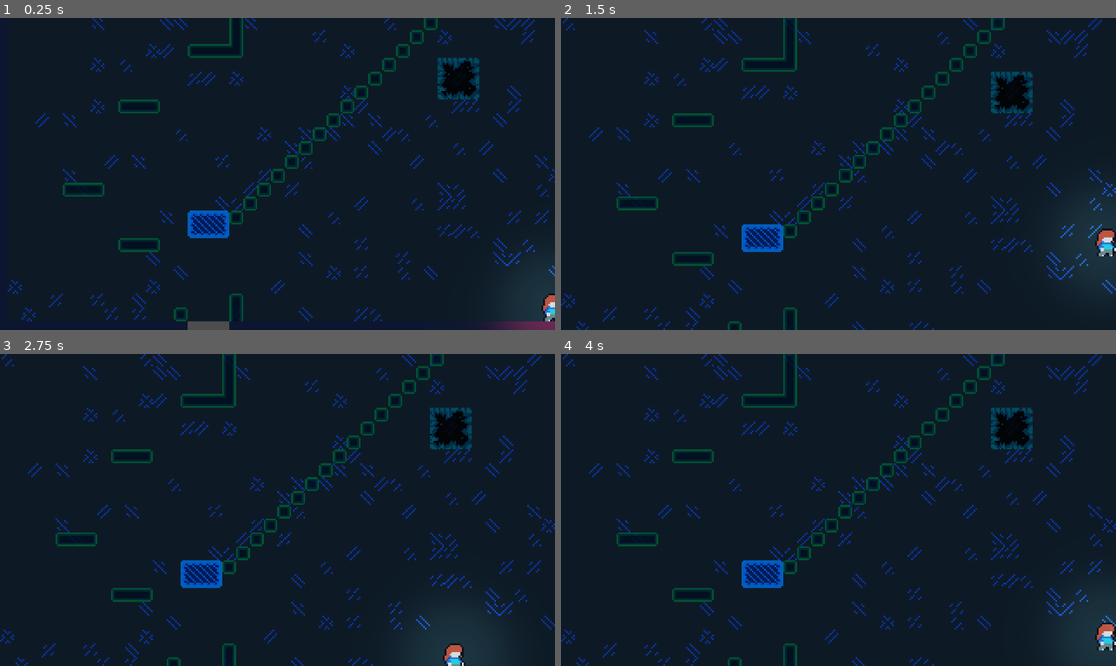
Above: before the commit, frames 1-4 (two rows, left to right).
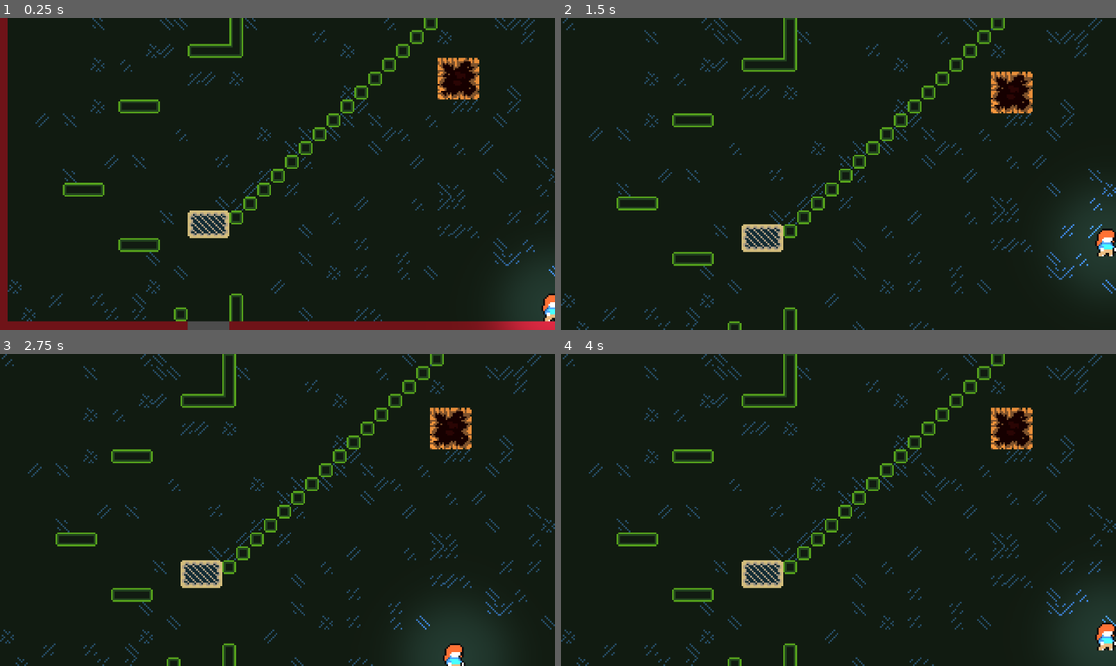
Above: after the commit, the same moments.

Repository: Arkcorner/Insecurity
Game: Godot game, scene res://scenes/Level_1.tscn
The game is run twice, just before and just after one commit, with the same random seed, the same clock (stepped at 60 frames per second) and the same inputs. This scene is started directly instead of the project's main scene.
Inputs (mouse positions are in pixels of both pictures, inside the frame that each line leads up to):
- Up to frame 1 (0.25 s): no input
- Up to frame 2 (1.5 s): tap Enter (ui_accept) at 0.5, 0.77 s; move the mouse to (960, 158) at 0.52 s; hold Ctrl (crouch) 0.53-1.28 s; hold Right (ui_right) from 0.53 s (still down); click (960, 158) at 0.67 s; move the mouse to (727, 189) at 1.27 s; tap C (dash) at 1.35 s
- Up to frame 3 (2.75 s): tap Enter (ui_accept) at 1.52 s; move the mouse to (333, 441) at 2.02 s; release Right (ui_right) at 2.03 s; hold Left (ui_left) from 2.03 s (still down); tap E (interact) at 2.1 s
- Up to frame 4 (4 s): move the mouse to (810, 572) at 2.77 s; release Left (ui_left) at 2.78 s; hold Right (ui_right) from 2.78 s (still down); tap Ctrl (crouch) at 2.85 s; click (810, 572) at 2.92 s; tap Enter (ui_accept) at 3.02, 3.77 s; move the mouse to (1005, 556) at 3.52 s; tap C (dash) at 3.6 s

The runs differ from the first frame. In frame 1, 10% of the frame differs, in the area x 0-100%, y 0-100%; in frame 2, 6.4%; in frame 3, 6.4%; in frame 4, 6.4%.

Commit message:
day light stuff

Diff:
--- a/scenes/Level_1.tscn
+++ b/scenes/Level_1.tscn
@@ -1738,4 +1738,4 @@
 offset_bottom = -65.0
 
 [node name="CanvasModulate" type="CanvasModulate" parent="."]
-color = Color(0, 0.494118, 0.929412, 0.827451)
+color = Color(0.968627, 0.843137, 0.529412, 1)
